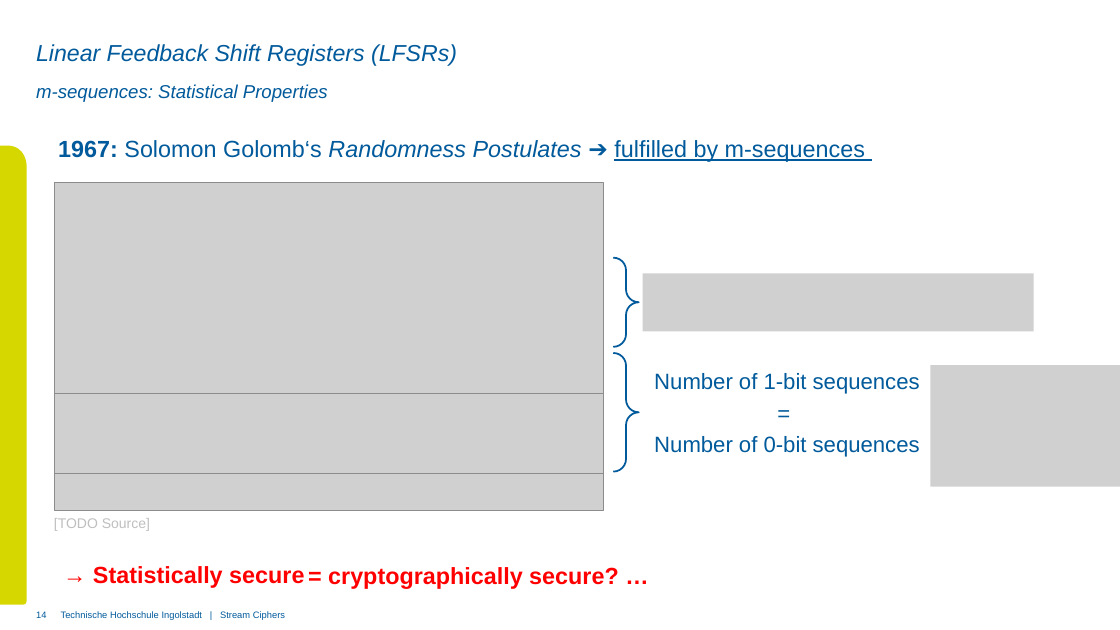
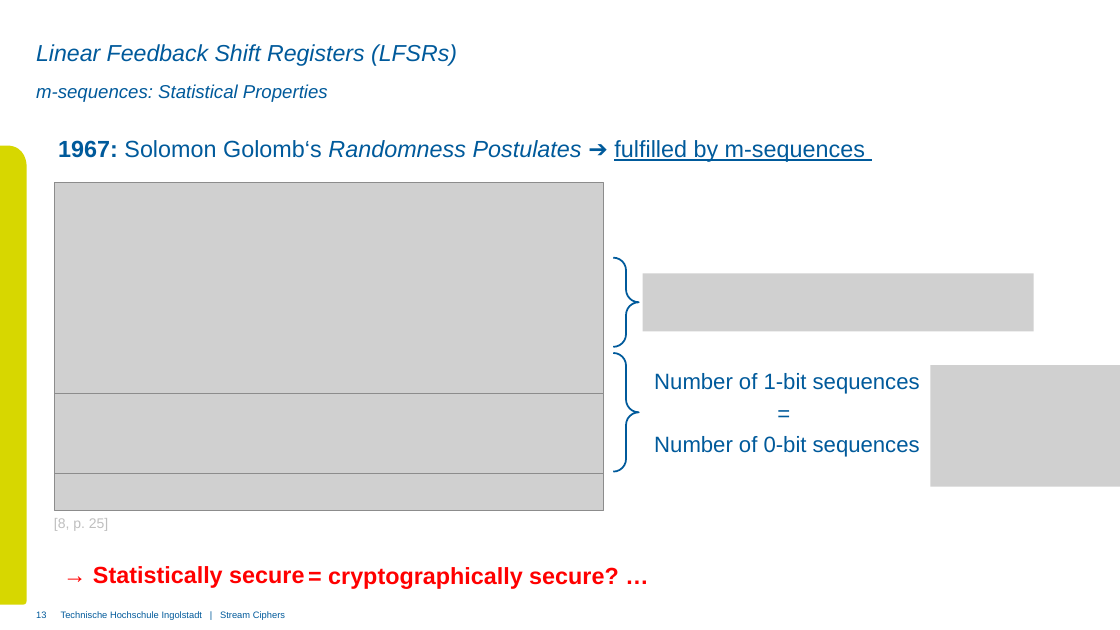
Before and after one commit to xThale/crypto-stream-ciphers, a slide deck: slide 13 of Präsentation/Presentation Unmerged Carl.pptx (slide 14 before the commit). Drawn at 1120x630 pixels with LibreOffice and Linux fonts; fonts in the diff are those of the drawing; grey boxes stand for pictures; background and template pictures are left out. Boxes give left, top, right and bottom in pixels: in the first picture for what was removed or moved away, otherwise in the second. Text is boxed around its words. In the diff, an @@ line names an element or a change of style, - is before the commit and + after.

```diff
--- a/Präsentation/Presentation Unmerged Carl.pptx
+++ b/Präsentation/Presentation Unmerged Carl.pptx
@@ text at (x1=54, y1=518, x2=108, y2=531): text changed @@
-[TODO Source]
+[8, p. 25]
@@ page number at (x1=36, y1=611, x2=46, y2=618): text changed @@
-14
+13
```
Also in this commit, not shown: 9 other slides changed, 45 slides removed.
